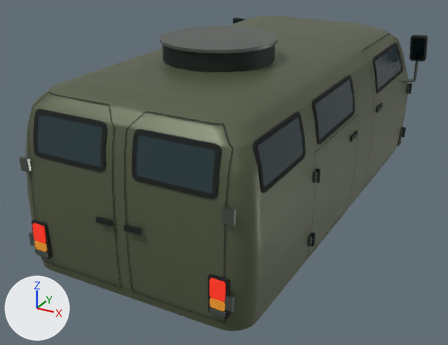
A saved change to the glTF model assets/vehicles/B01/B01-lod0.glb.
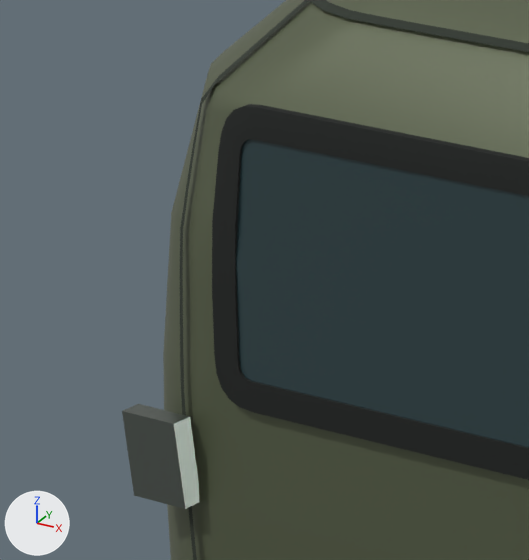
The first picture shows the older version from a 50 mm camera at (2.43, -4.98, 2.65) aimed at (-0.15, -0.29, 0.3). The close-ups show the older and then the newer version on the part from 0% to 19% of the width and 27% to 52% of the height of that picture. Only the edits that show in the close-ups are written down. The axes (+X, +Y, +Z) are drawn at lower left. The lights are the same throughout. Where no turn or scale is listed for an object, it has been applied to the vertices. Vertices at exactly the same position are counted once.

In view in the first close-up: 'B01_surface_00', 'B01_surface_04', 'B01_surface_05', 'B01_surface_06', 'B01_surface_09'.
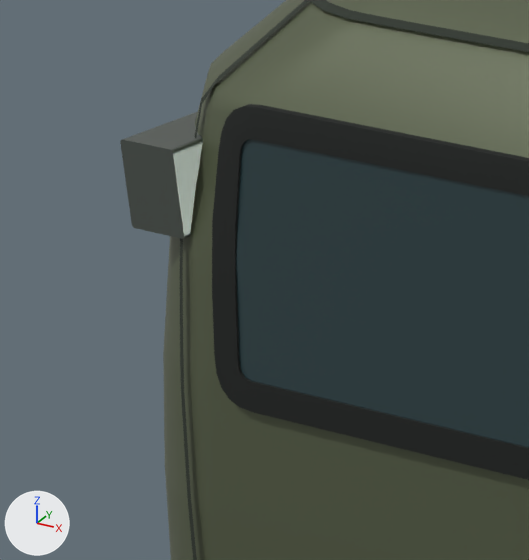
Scene script edits in JSON lines:
```json
{"block": "me_mesh_6", "where": "# used by ob_b01_surface_06; location = (0.0, 0.0, 0.0)"}
{"op": "remove", "block": "me_mesh_6", "code": "me_mesh_6.from_pydata(...)  # 882 vertices, 1672 faces; spans x -1.09..1.09, y -2.06..2.19, z 0.15..1.65"}
{"op": "add", "block": "me_mesh_6", "code": "me_mesh_6.from_pydata(...)  # 1042 vertices, 1992 faces; spans x -1.09..1.09, y -2.06..2.19, z 0.15..1.65"}
{"block": "me_mesh_6", "change": "me_mesh_6 part 1: a new loose piece of 48 vertices spanning x -0.88..-0.8, y -1.99..-1.86, z 1.15..1.25, in mat_steel (grey #717972)"}
{"block": "me_mesh_6", "change": "me_mesh_6 part 2: the loose piece of 8 vertices spanning x -0.88..-0.8, y -2.04..-2.02, z 0.84..0.94 is deleted"}
{"block": "me_mesh_6", "change": "other edits to the shape of me_mesh_6 do not show in these pictures"}
```

What differs and where, as boxes (x1, y1, x2, y2) in the close-ups (529 x 560 px):
```json
{"object": "B01_surface_06", "change": "reshaped", "before": [122, 404, 200, 509], "after": [120, 112, 203, 239]}
{"part": 1, "of": "me_mesh_6", "change": "added", "after": [120, 112, 203, 239]}
{"part": 2, "of": "me_mesh_6", "change": "deleted", "before": [122, 404, 200, 509]}
```
